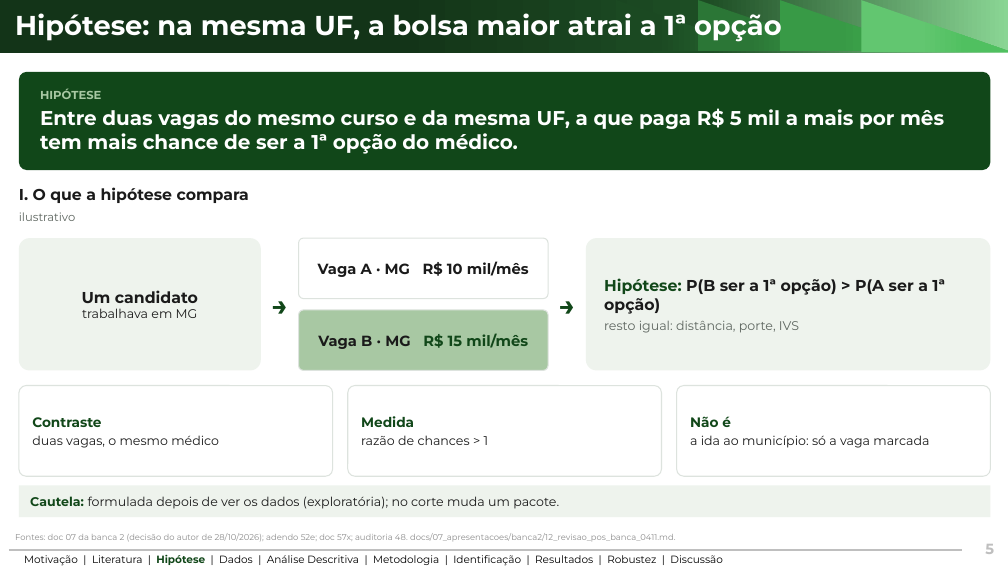
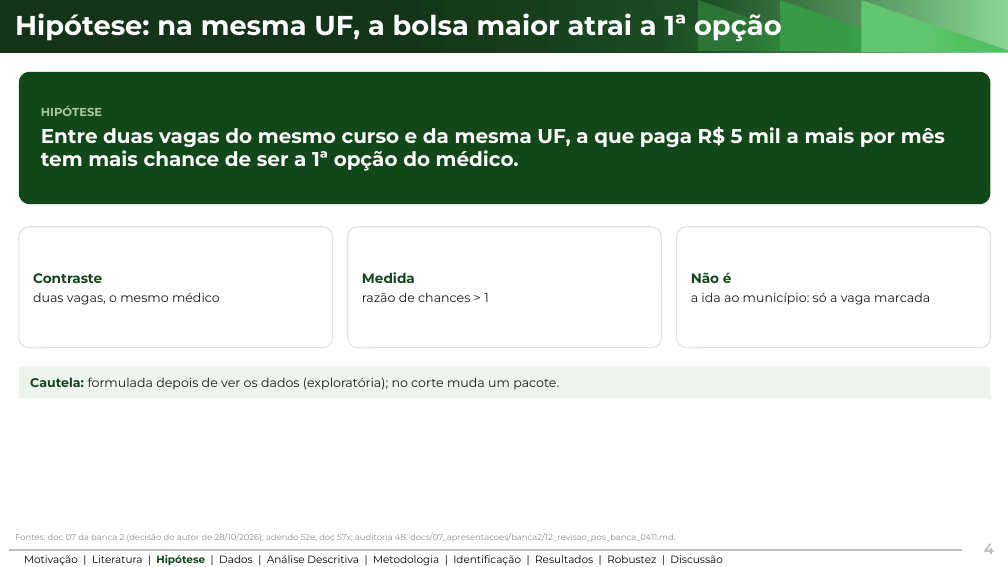
Before and after one commit to ka1victor/impact-eval-health-econ-pmme, a slide deck: slide 4 of output/apresentacao_banca_final/deck_banca_final.pptx (slide 5 before the commit). Drawn at 1008x567 pixels with LibreOffice and Linux fonts; fonts in the diff are those of the drawing; background and template pictures are left out. Boxes give left, top, right and bottom in pixels: in the first picture for what was removed or moved away, otherwise in the second. Text is boxed around its words. In the diff, an @@ line names an element or a change of style, - is before the commit and + after.

```diff
--- a/output/apresentacao_banca_final/deck_banca_final.pptx
+++ b/output/apresentacao_banca_final/deck_banca_final.pptx
@@ rounded rectangle "HIPÓTESE": place and size @@
-rounded rectangle "HIPÓTESE" at <box>19,72,991,170</box>
+rounded rectangle "HIPÓTESE" at <box>19,72,991,204</box>
@@ text removed at <box>19,187,249,203</box> @@
-I. O que a hipótese compara
@@ rounded rectangle "Contraste": place and size @@
-rounded rectangle "Contraste" at <box>19,386,333,476</box>
+rounded rectangle "Contraste" at <box>19,227,333,348</box>
@@ text removed at <box>19,212,75,221</box> @@
-ilustrativo
@@ rounded rectangle removed at <box>19,238,261,371</box> @@
-Um candidato
-trabalhava em MG
@@ text removed at <box>261,238,299,371</box> @@
-→
@@ rounded rectangle removed at <box>299,238,548,299</box> @@
-Vaga A · MG R$ 10 mil/mês
@@ rounded rectangle "Medida": place and size @@
-rounded rectangle "Medida" at <box>348,386,662,476</box>
+rounded rectangle "Medida" at <box>348,227,662,348</box>
@@ text removed at <box>548,238,586,371</box> @@
-→
@@ rounded rectangle removed at <box>586,238,991,371</box> @@
-Hipótese: P(B ser a 1ª opção) > P(A ser a 1ª opção)
-resto igual: distância, porte, IVS
@@ rounded rectangle "Não é": place and size @@
-rounded rectangle "Não é" at <box>677,386,991,476</box>
+rounded rectangle "Não é" at <box>677,227,991,348</box>
@@ rounded rectangle removed at <box>299,310,548,371</box> @@
-Vaga B · MG R$ 15 mil/mês
@@ rectangle "Cautela: formulada depois de ver ...": place and size @@
-rectangle "Cautela: formulada depois de ver ..." at <box>19,485,991,517</box>
+rectangle "Cautela: formulada depois de ver ..." at <box>19,367,991,399</box>
@@ text at <box>984,544,994,554</box>: text changed @@
-5
+4
```
Also in this commit, not shown: 16 other slides changed, 2 slides removed, 7 other files.
